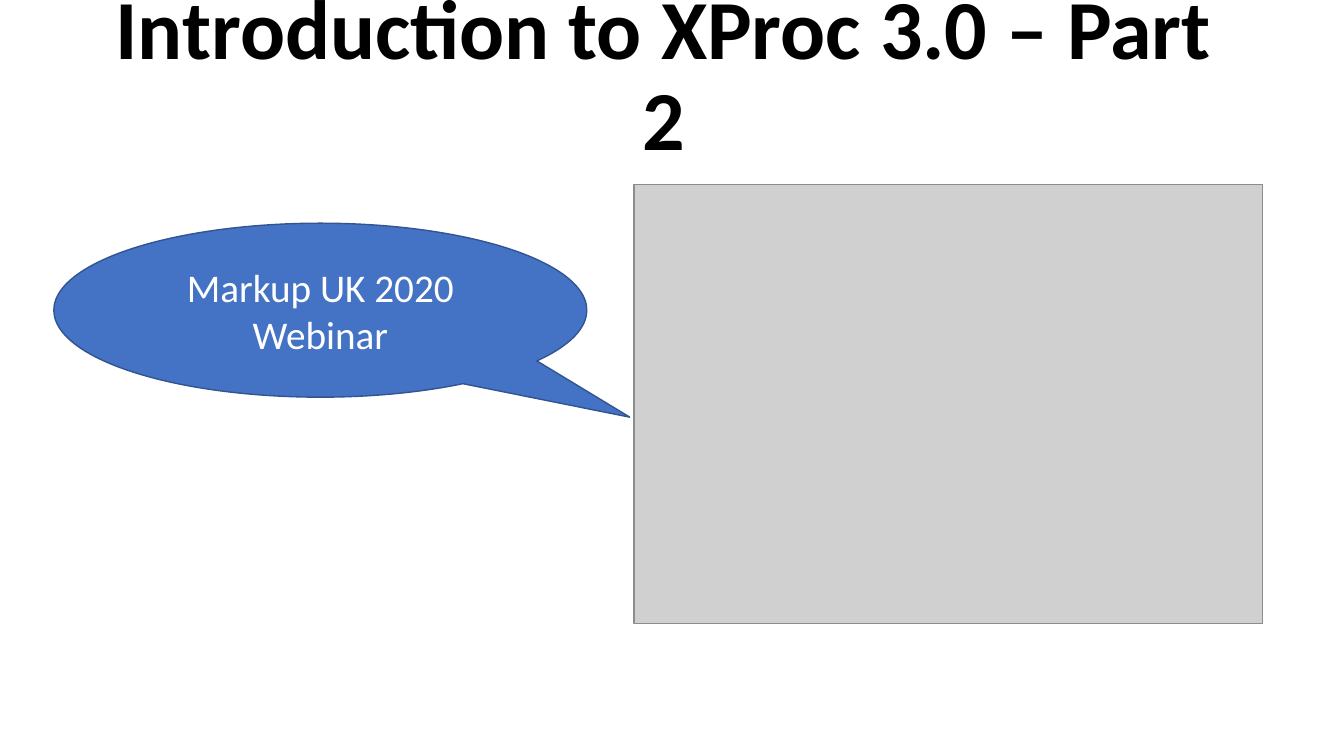
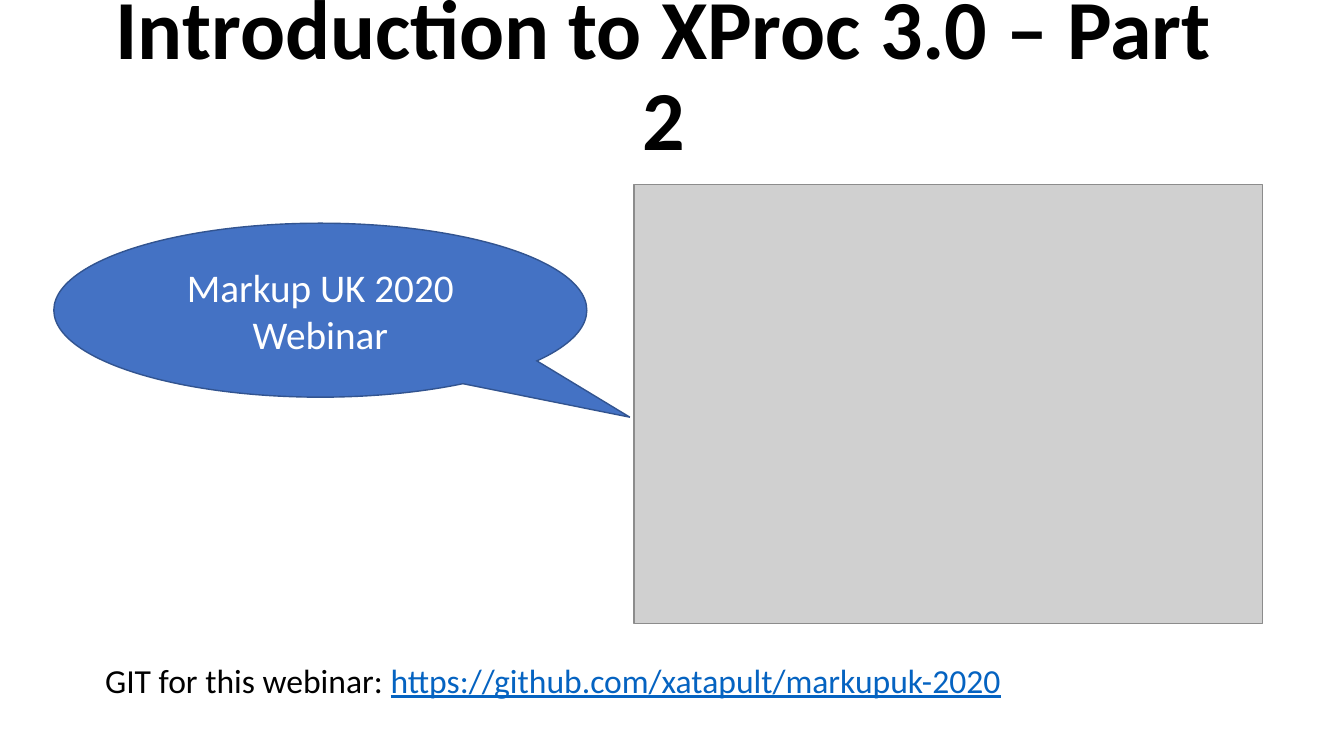
Before and after one commit to xatapult/markupuk-2020, a slide deck: slide 1 of 101-B/presentation/markupuk-2020-101-B.pptx. Drawn at 1344x756 pixels with LibreOffice and Linux fonts; fonts in the diff are those of the drawing; grey boxes stand for pictures; background and template pictures are left out. Boxes give left, top, right and bottom in pixels: in the first picture for what was removed or moved away, otherwise in the second. Text is boxed around its words. In the diff, an @@ line names an element or a change of style, - is before the commit and + after.

```diff
--- a/101-B/presentation/markupuk-2020-101-B.pptx
+++ b/101-B/presentation/markupuk-2020-101-B.pptx
@@ text added at box(105, 669, 1001, 699), 24 pt, text #0563C1, underline @@
+GIT for this webinar: https://github.com/xatapult/markupuk-2020
```
Also in this commit, not shown: 1 other slide changed, 3 other files.
